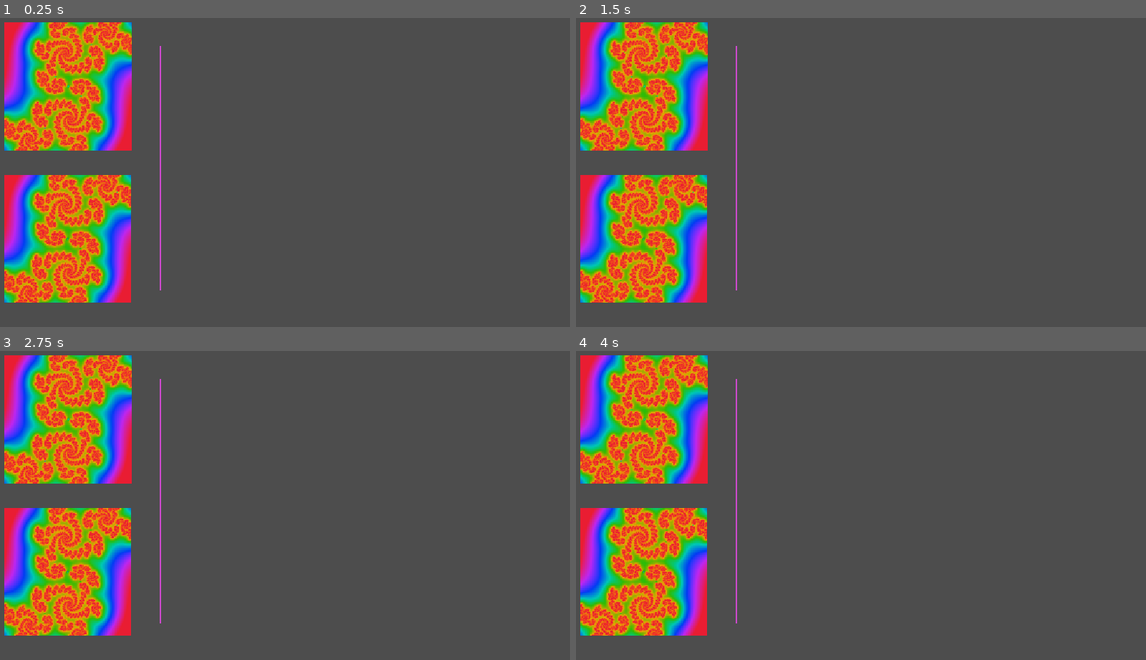
Above: before the commit, frames 1-4 (two rows, left to right).
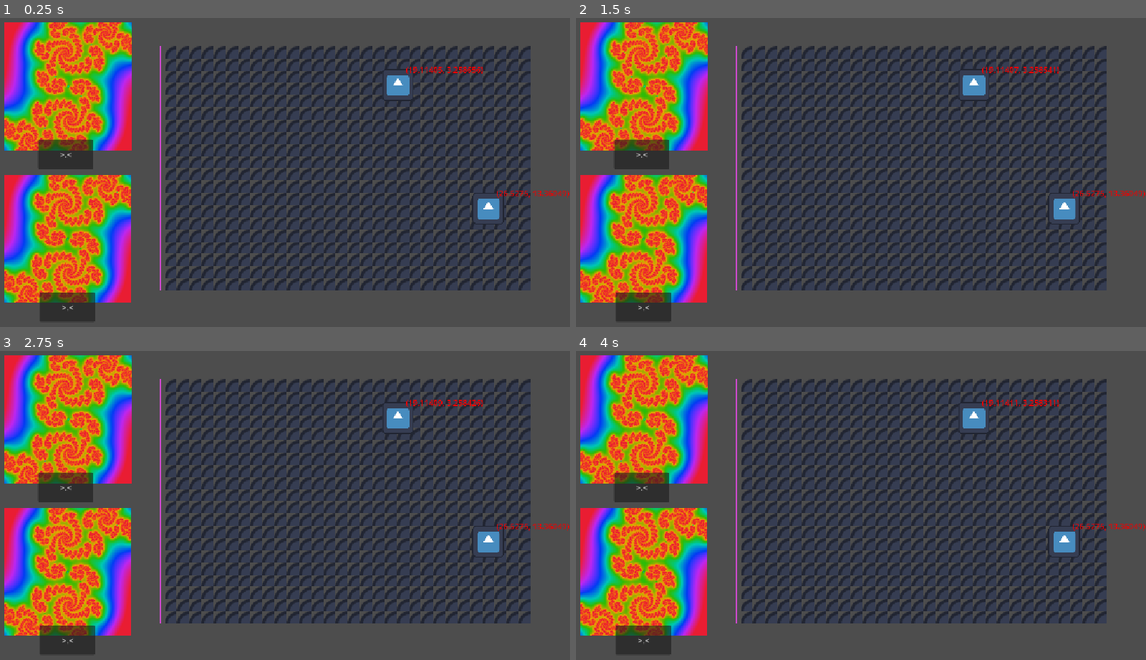
Above: after the commit, the same moments.

Repository: Wallted/ldjam-59
Game: Godot game, scene res://main.tscn
Two runs of this game, one before a commit and one after it. Both use one fixed random seed, a clock stepped at 60 frames per second and the inputs below. The engine's default icon, where the game draws it, is replaced by a stand-in: a white triangle on a blue panel in a dark square.
Inputs (mouse positions are in pixels of both pictures, inside the frame that each line leads up to):
- Up to frame 1 (0.25 s): no input
- Up to frame 2 (1.5 s): click (644, 308) at 0.5 s, where only the run after the commit has a clickable ">.<"; click (975, 85) at 1.27 s
- Up to frame 3 (2.75 s): click (399, 418) at 2.02 s
- Up to frame 4 (4 s): click (644, 641) at 2.75 s, where only the run after the commit has a clickable ">.<"; click (975, 418) at 3.52 s

The runs differ from the first frame. In frame 1, 23% of the frame differs, in the area x 6-100%, y 9-99%; in frame 2, 23%; in frame 3, 23%; in frame 4, 23%.

Commit message:
play buttons working, edge cases still waiting to be smoothed out (#23)

Diff:
--- a/audio.gd
+++ b/audio.gd
@@ -13,8 +13,6 @@
 
 var who_sings := WhoSings.None
 
-var player_choir: Array[Chorister] = []
-var target_choir: Array[Chorister] = []
 var audio_stream_player_table: Array[AudioStreamPlayer] = []
 
 @onready var _audio_stream_player: AudioStreamPlayer = $AudioStreamPlayer
@@ -23,19 +21,19 @@
 
 func _ready() -> void:
 	_audio_stream_player.stream.mix_rate = config_sample_hz
-	audio_stream_player_table = [$AudioStreamPlayer/AudioStream …(119 unchanged characters)… r4,$AudioStreamPlayer/AudioStreamPlayer5,$AudioStreamPlayer/AudioStreamPlayer6,$AudioStreamPlayer/AudioStreamPlayer7,$AudioStreamPlayer/AudioStreamPlayer8,$AudioStreamPlayer/AudioStreamPlayer9,$AudioStreamPlayer/AudioStreamPlayer10,$AudioStreamPlayer/AudioStreamPlayer11,$AudioStreamPlayer/AudioStreamPlayer12]
+	audio_stream_player_table = [$AudioStreamPlayer/AudioStream …(119 unchanged characters)… r4,$AudioStreamPlayer/AudioStreamPlayer5]
 
 func _process(_delta: float) -> void:
 	match who_sings:
 		WhoSings.Target:
-			_fill_buffer(target_choir)
+			_fill_buffer(level.target_choir)
 		WhoSings.Player:
-			_fill_buffer(player_choir)
+			_fill_buffer(level.player_choir)
 
 
 func _fill_buffer(choir: Array[Chorister]) -> void:
 
-	assert(choir.size() <= 12)
+	assert(choir.size() <= 5)
 	for i in choir.size():
 		var playback = audio_stream_player_table[i].get_stream_playback()
 		var to_fill: int = playback.get_frames_available()
--- a/audio.tscn
+++ b/audio.tscn
@@ -4,9 +4,6 @@
 [ext_resource type="AudioStream" uid="uid://d1n6lwxwusg4k" path="res://new_audio_stream_generator.tres" id="2_q45hi"]
 
 [sub_resource type="AudioStreamGenerator" id="AudioStreamGenerator_qc0l7"]
-
-[sub_resource type="AudioStreamGenerator" id="AudioStreamGenerator_qf6oy"]
-buffer_length = 0.1
 
 [sub_resource type="AudioStreamGenerator" id="AudioStreamGenerator_q45hi"]
 buffer_length = 0.1
@@ -18,39 +15,6 @@
 buffer_length = 0.1
 
 [sub_resource type="AudioStreamGenerator" id="AudioStreamGenerator_8w7rj"]
-buffer_length = 0.1
-
-[sub_resource type="AudioStreamGenerator" id="AudioStreamGenerator_q45hi"]
-buffer_length = 0.1
-
-[sub_resource type="AudioStreamGenerator" id="AudioStreamGenerator_ybffx"]
-buffer_length = 0.1
-
-[sub_resource type="AudioStreamGenerator" id="AudioStreamGenerator_p423y"]
-buffer_length = 0.1
-
-[sub_resource type="AudioStreamGenerator" id="AudioStreamGenerator_8w7rj"]
-buffer_length = 0.1
-
-[sub_resource type="AudioStreamGenerator" id="AudioStreamGenerator_74vr2"]
-buffer_length = 0.1
-
-[sub_resource type="AudioStreamGenerator" id="AudioStreamGenerator_x5nyw"]
-buffer_length = 0.1
-
-[sub_resource type="AudioStreamGenerator" id="AudioStreamGenerator_0svpk"]
-buffer_length = 0.1
-
-[sub_resource type="AudioStreamGenerator" id="AudioStreamGenerator_5olcg"]
-buffer_length = 0.1
-
-[sub_resource type="AudioStreamGenerator" id="AudioStreamGenerator_pgqns"]
-buffer_length = 0.1
-
-[sub_resource type="AudioStreamGenerator" id="AudioStreamGenerator_564a7"]
-buffer_length = 0.1
-
-[sub_resource type="AudioStreamGenerator" id="AudioStreamGenerator_cqcg1"]
 buffer_length = 0.1
 
 [node name="Audio" type="Node" unique_id=245871639]
@@ -85,38 +49,3 @@
 stream = SubResource("AudioStreamGenerator_8w7rj")
 autoplay = true
 bus = &"New Bus 5"
-
-[node name="AudioStreamPlayer6" type="AudioStreamPlayer" parent="AudioStreamPlayer" unique_id=420124]
-stream = SubResource("AudioStreamGenerator_74vr2")
-autoplay = true
-bus = &"New Bus 6"
-
-[node name="AudioStreamPlayer7" type="AudioStreamPlayer" parent="AudioStreamPlayer" unique_id=445022533]
-stream = SubResource("AudioStreamGenerator_x5nyw")
-autoplay = true
-bus = &"New Bus 7"
-
-[node name="AudioStreamPlayer8" type="AudioStreamPlayer" parent="AudioStreamPlayer" unique_id=614393041]
-stream = SubResource("AudioStreamGenerator_0svpk")
-autoplay = true
-bus = &"New Bus 8"
-
-[node name="AudioStreamPlayer9" type="AudioStreamPlayer" parent="AudioStreamPlayer" unique_id=604287669]
-stream = SubResource("AudioStreamGenerator_5olcg")
-autoplay = true
-bus = &"New Bus 9"
-
-[node name="AudioStreamPlayer10" type="AudioStreamPlayer" parent="AudioStreamPlayer" unique_id=1232485476]
-stream = SubResource("AudioStreamGenerator_pgqns")
-autoplay = true
-bus = &"New Bus 10"
-
-[node name="AudioStreamPlayer11" type="AudioStreamPlayer" parent="AudioStreamPlayer" unique_id=1375281481]
-stream = SubResource("AudioStreamGenerator_564a7")
-autoplay = true
-bus = &"New Bus 11"
-
-[node name="AudioStreamPlayer12" type="AudioStreamPlayer" parent="AudioStreamPlayer" unique_id=281633848]
-stream = SubResource("AudioStreamGenerator_cqcg1")
-autoplay = true
-bus = &"New Bus 12"
--- a/game.gd
+++ b/game.gd
@@ -8,12 +8,12 @@
 
 func load_new_level(level_data: LevelData) -> void:
 	level = Level.new(level_data)
+	audio.level = level
+	zoo_space.level = level
 
-func _ready() -> void:
-	# mock
-	audio.target_choir.append(Sinoceros.new(200.0))
-	audio.target_choir.append(Sinoceros.new(110.0))
-	audio.target_choir.append(qudratoppator.new(220.0))
-	audio.target_choir.append(Sinoceros.new(90.0))
+	zoo_space.restart()
 
-	audio.who_sings = Audio.WhoSings.Target
+func _on_play_button(is_pressed: bool, is_player: bool):
+	audio.who_sings = Audio.WhoSings.None
+	if is_pressed:
+		audio.who_sings = Audio.WhoSings.Player if is_player else Audio.WhoSings.Target
--- a/game.tscn
+++ b/game.tscn
@@ -3,6 +3,7 @@
 [ext_resource type="Script" uid="uid://d3y1cb6tqyug5" path="res://game.gd" id="1_80nbo"]
 [ext_resource type="PackedScene" uid="uid://b7c34bojqhp7f" path="res://zoo_space.tscn" id="2_e2o6t"]
 [ext_resource type="PackedScene" uid="uid://dwp3igcc7lv7r" path="res://canvas.tscn" id="3_feb5d"]
+[ext_resource type="PackedScene" uid="uid://p5wnbaqonghd" path="res://play_button.tscn" id="4_7jktm"]
 [ext_resource type="PackedScene" uid="uid://rtb0cvf0pxp1" path="res://audio.tscn" id="4_fc0e3"]
 
 [node name="Game" type="Control" unique_id=1684369373]
@@ -28,6 +29,13 @@
 offset_right = 14.0
 offset_bottom = 327.0
 
+[node name="PlayButton" parent="TargetFractal" unique_id=1187659698 instance=ExtResource("4_7jktm")]
+layout_mode = 1
+offset_left = 72.0
+offset_top = 236.0
+offset_right = 72.0
+offset_bottom = 236.0
+
 [node name="CurrentFractal" parent="." unique_id=402778540 instance=ExtResource("3_feb5d")]
 layout_mode = 1
 offset_left = 15.0
@@ -35,4 +43,14 @@
 offset_right = 15.0
 offset_bottom = 21.0
 
+[node name="PlayButton" parent="CurrentFractal" unique_id=13145799 instance=ExtResource("4_7jktm")]
+layout_mode = 1
+offset_left = 67.0
+offset_top = 235.0
+offset_right = 67.0
+offset_bottom = 235.0
+
 [node name="Audio" parent="." unique_id=245871639 instance=ExtResource("4_fc0e3")]
+
+[connection signal="interaction" from="TargetFractal/PlayButton" to="." method="_on_play_button" binds= [false]]
+[connection signal="interaction" from="CurrentFractal/PlayButton" to="." method="_on_play_button" binds= [true]]
--- a/levels/01.json
+++ b/levels/01.json
@@ -11,12 +11,5 @@
 		[0, 200.0],
 		[0, 200.0],
 		[0, 200.0],
-		[0, 200.0],
-		[0, 200.0],
-		[0, 200.0],
-		[0, 200.0],
-		[0, 200.0],
-		[0, 200.0],
-		[0, 200.0],
 	],
 }
--- /dev/null
+++ b/play_button.gd
@@ -0,0 +1,12 @@
+extends Control
+
+
+signal interaction(is_pressed: bool)
+
+
+func _on_button_button_down():
+	interaction.emit(true)
+
+
+func _on_button_button_up():
+	interaction.emit(false)
--- /dev/null
+++ b/play_button.tscn
@@ -0,0 +1,21 @@
+[gd_scene format=3 uid="uid://p5wnbaqonghd"]
+
+[ext_resource type="Script" uid="uid://dm5rh05db3yjd" path="res://play_button.gd" id="1_v8f0b"]
+
+[node name="PlayButton" type="Control" unique_id=1187659698]
+layout_mode = 3
+anchors_preset = 15
+anchor_right = 1.0
+anchor_bottom = 1.0
+grow_horizontal = 2
+grow_vertical = 2
+script = ExtResource("1_v8f0b")
+
+[node name="Button" type="Button" parent="." unique_id=164078840]
+layout_mode = 0
+offset_right = 111.0
+offset_bottom = 59.0
+text = ">.<"
+
+[connection signal="button_down" from="Button" to="." method="_on_button_button_down"]
+[connection signal="button_up" from="Button" to="." method="_on_button_button_up"]
Not shown, added: play_button.gd.uid
